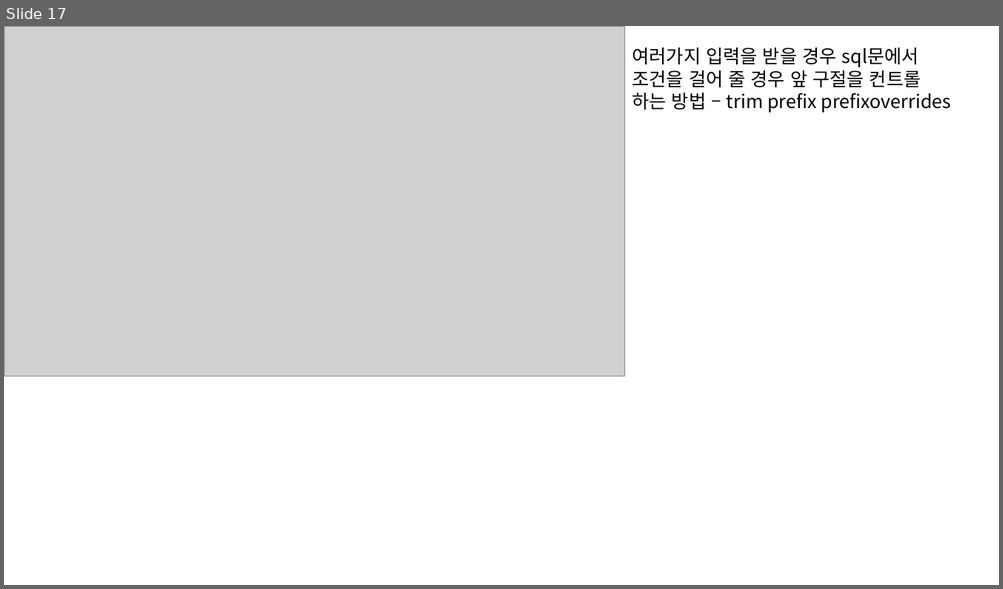
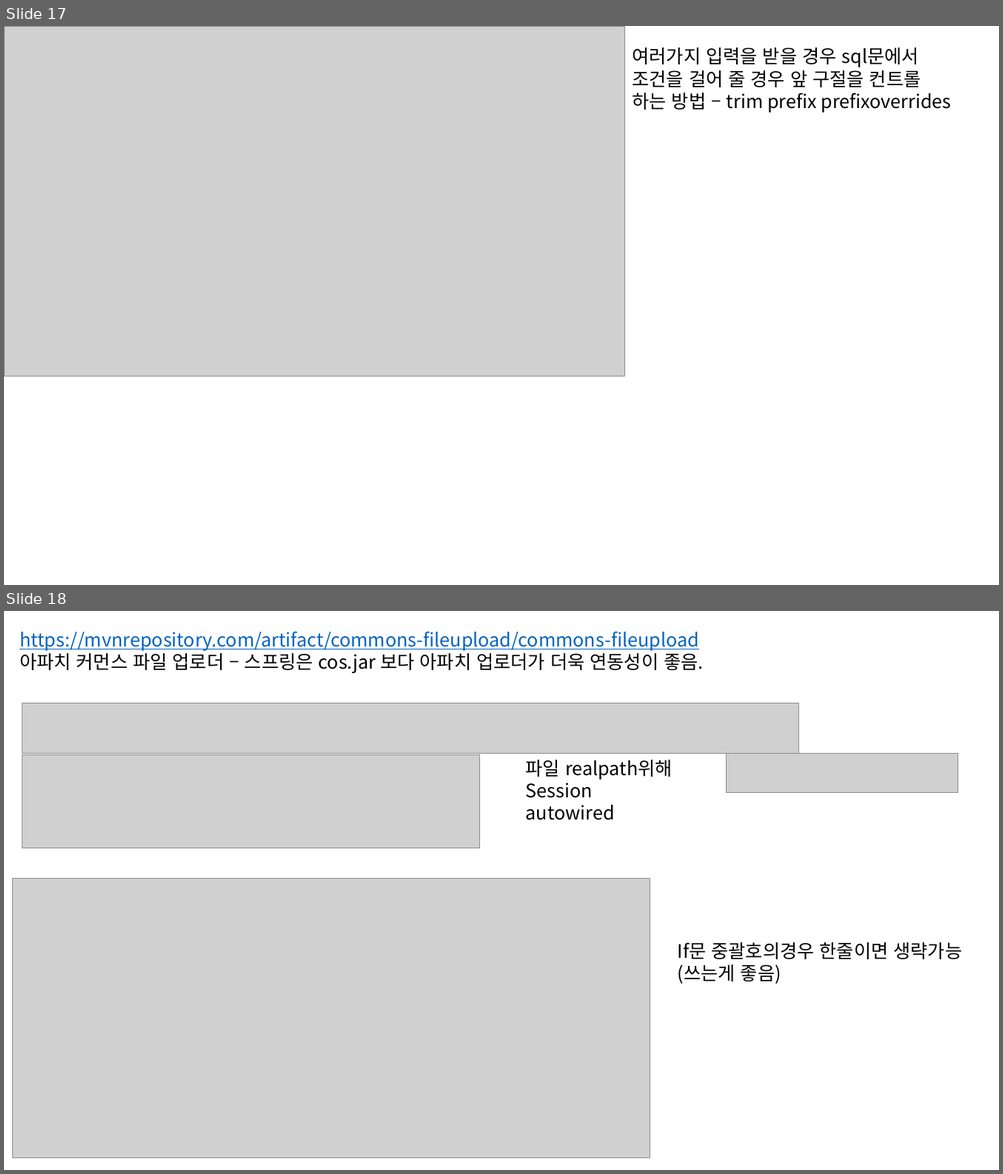
Before and after one commit to HSungJun/AfterSemi, a slide deck: STSWorkspace/Spring.pptx. Shown one above the other, each under a label of ours: slide 17 before the commit, slides 17 and 18 after it. The pictures are 1003x589 and 1003x1174 pixels, drawn with LibreOffice and Linux fonts; fonts in the diff are those of the drawing; grey boxes stand for pictures. Boxes give left, top, right and bottom in pixels: in the first picture for what was removed or moved away, otherwise in the second. Text is boxed around its words. In the diff, an @@ line names an element or a change of style, - is before the commit and + after.

```diff
--- a/STSWorkspace/Spring.pptx
+++ b/STSWorkspace/Spring.pptx
@@ slide 18 added at (4, 611, 999, 1170), background #FFFFFF @@
@@ text added at (20, 631, 703, 673), 18 pt, text #0563C1, underline @@
+https://mvnrepository.com/artifact/commons-fileupload/commons-fileupload
+아파치 커먼스 파일 업로더 – 스프링은 cos.jar 보다 아파치 업로더가 더욱 연동성이 좋음.
@@ picture added at (22, 703, 799, 754) @@
@@ picture added at (22, 755, 480, 849) @@
@@ text added at (526, 760, 672, 820), 18 pt, text #000000 @@
+파일 realpath위해
+Session autowired
@@ picture added at (726, 754, 958, 793) @@
@@ picture added at (12, 878, 649, 1158) @@
@@ text added at (677, 943, 962, 984), 18 pt, text #000000 @@
+If문 중괄호의경우 한줄이면 생략가능
+(쓰는게 좋음)
```
Also in this commit, not shown: 2 other slides added, 56 other files.
